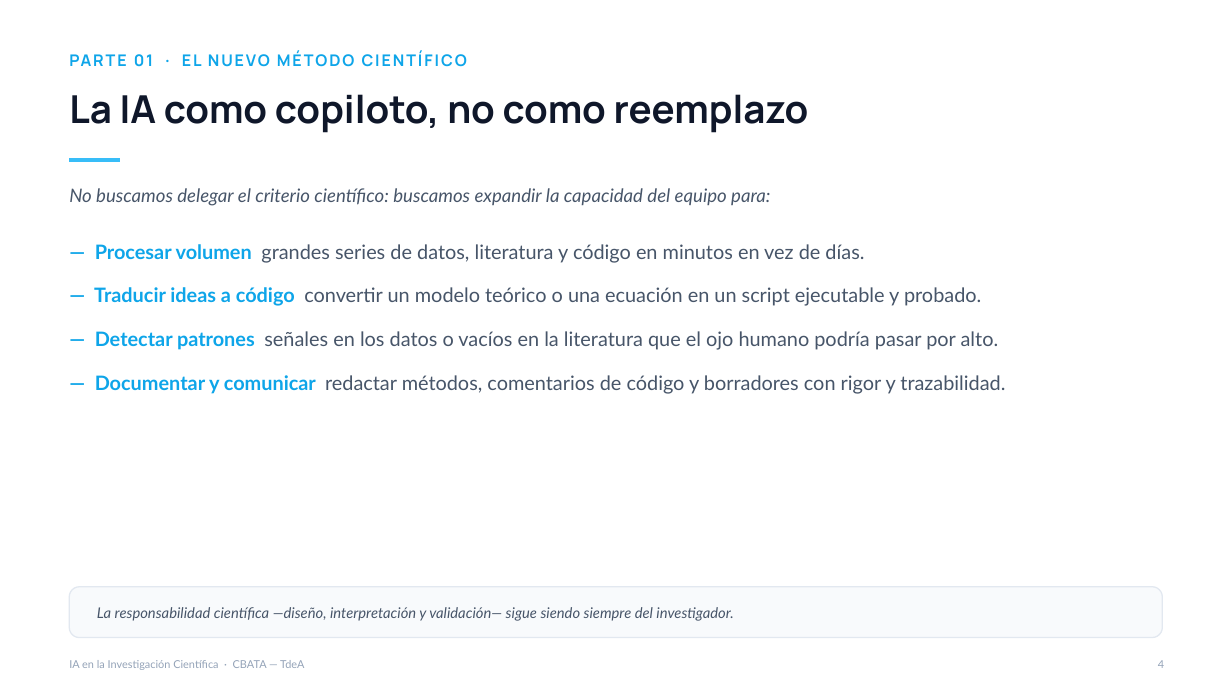
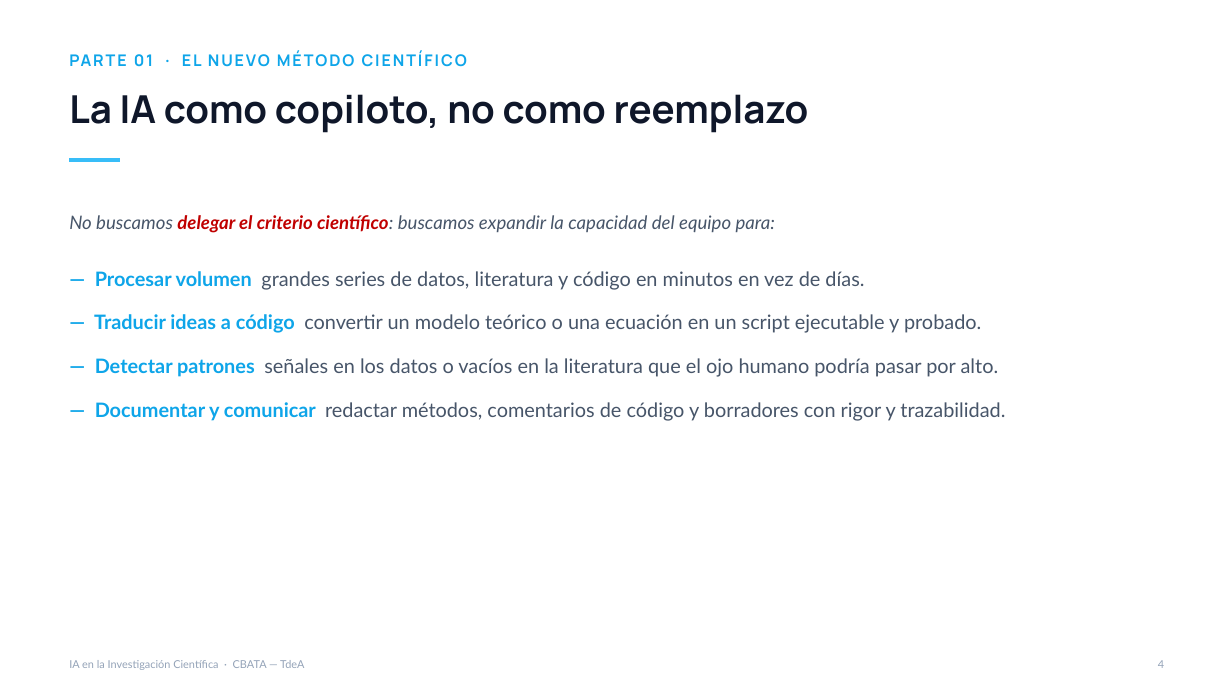
Before and after one commit to magarridot/Investigacion_Aumentada, a slide deck: slide 4 of Investigacion_Aumentada_IA_para_la_Ciencia.pptx. Drawn at 1232x693 pixels with LibreOffice and Linux fonts; fonts in the diff are those of the drawing. Boxes give left, top, right and bottom in pixels: in the first picture for what was removed or moved away, otherwise in the second. Text is boxed around its words. In the diff, an @@ line names an element or a change of style, - is before the commit and + after.

Commit message:
docs: update presentation content for Investigacion Aumentada IA para la Ciencia

```diff
--- a/Investigacion_Aumentada_IA_para_la_Ciencia.pptx
+++ b/Investigacion_Aumentada_IA_para_la_Ciencia.pptx
@@ text "No buscamos delegar el criterio ...": place and size @@
-text "No buscamos delegar el criterio ..." at [69,188,770,206]
+text "No buscamos delegar el criterio ..." at [69,215,775,233]
@@ text "No buscamos delegar el criterio ..." at [69,215,775,233]: text colour #475569 to #C00000, bold on in "delegar el criterio científico:" @@
@@ text "— Procesar volumen grandes series ...": place and size @@
-text "— Procesar volumen grandes series ..." at [94,244,1005,394]
+text "— Procesar volumen grandes series ..." at [94,271,1005,421]
@@ rounded rectangle removed at [69,587,1163,638] @@
@@ text removed at [97,607,733,621] @@
-La responsabilidad científica —diseño, interpretación y validación— sigue siendo siempre del investigador.
```
Also in this commit, not shown: 5 other slides changed.
